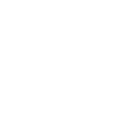
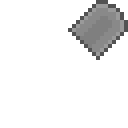
Two versions of the same layered image (128 × 128). Layer-by-layer changes:
added group "toolHeadPickaxe" with 1 layers above "toolHeadHammer" over [68, 0, 128, 60]
added group "Shovel" with 1 layers above "Saw" over [68, 0, 128, 60]
added layer "Слой 146" in group "Shovel" over [68, 0, 128, 60]
added group "axe" with 3 layers above "Plate" over [68, 0, 120, 60]
